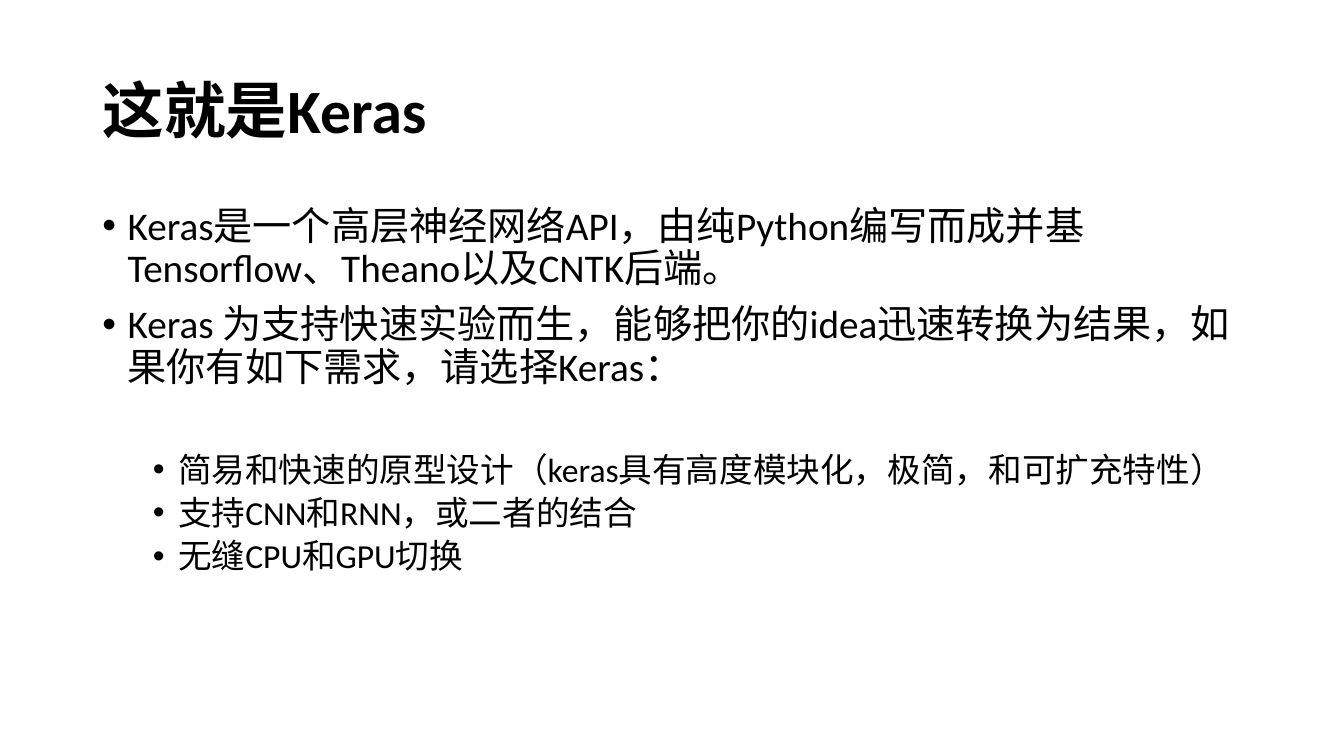
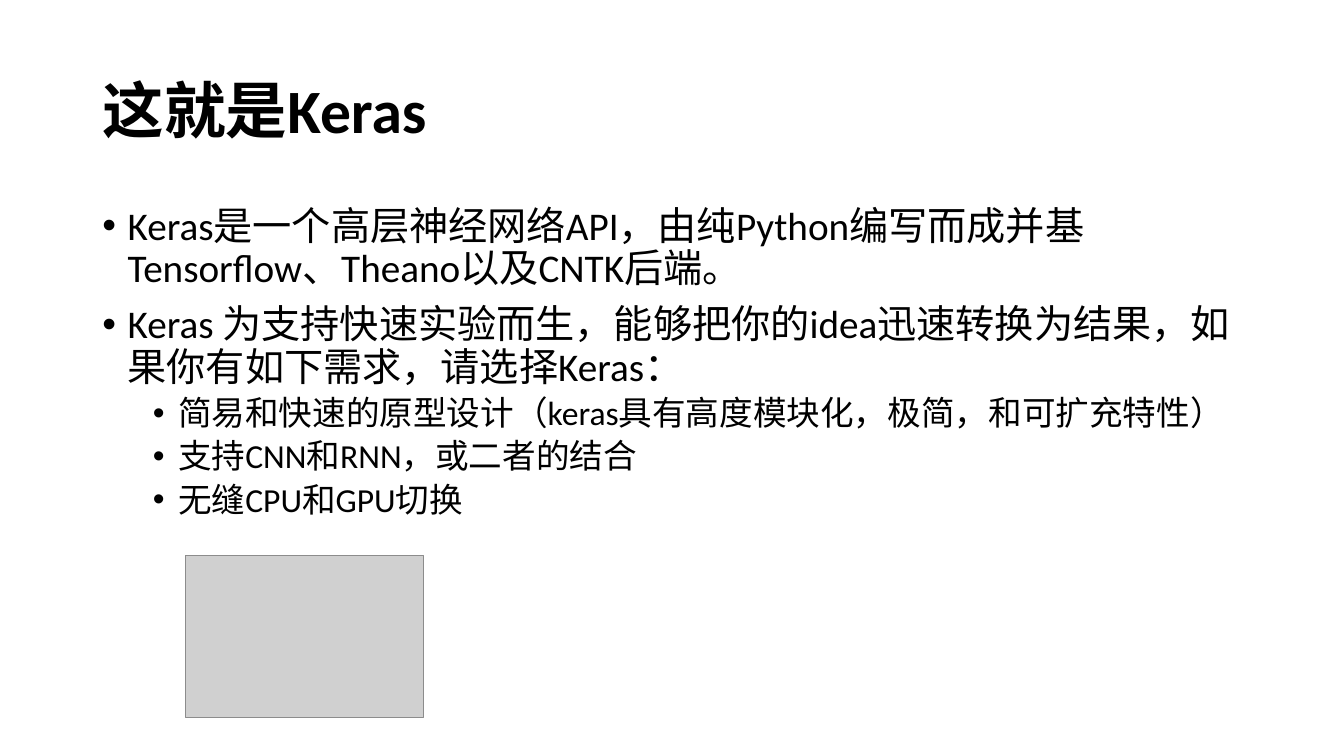
Before and after one commit to foamliu/Learning-DL, a slide deck: slide 2 of keras/Keras.pptx. Drawn at 1344x756 pixels with LibreOffice and Linux fonts; fonts in the diff are those of the drawing; grey boxes stand for pictures. Boxes give left, top, right and bottom in pixels: in the first picture for what was removed or moved away, otherwise in the second. Text is boxed around its words. In the diff, an @@ line names an element or a change of style, - is before the commit and + after.

Commit message:
Keras slides

```diff
--- a/keras/Keras.pptx
+++ b/keras/Keras.pptx
@@ text "Keras是一个高层神经网络API，由纯Python编写而成并基Tensorflow、Theano以及CNTK后端。" rewrapped from bbox=[128, 207, 1230, 571] to bbox=[128, 207, 1230, 515] @@
@@ picture added at bbox=[186, 556, 423, 718] @@
```
Also in this commit, not shown: 2 other slides changed, 5 slides added, 1 other file.
